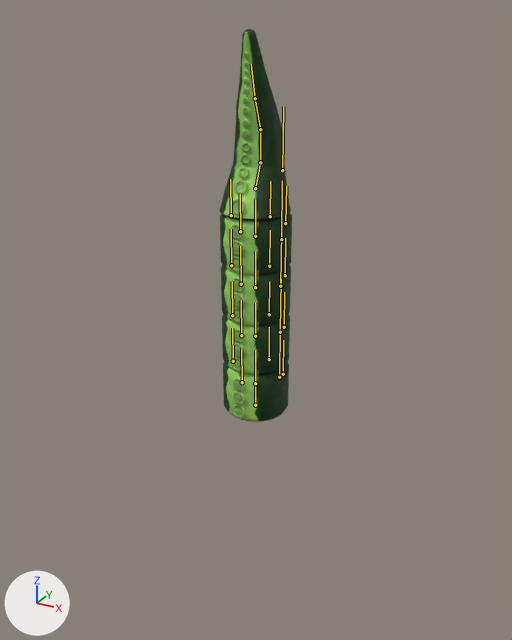
Renders of the FBX model res/enemy/enemy_changed.fbx from each side of a commit.
One viewpoint serves both versions: a 50 mm lens placed at (5.17, -9.41, 6.32), pointed at (-0.12, 0.22, 1.51). Arrows for +X, +Y and +Z are at lower left; the lights stay in place. The bones that bend it are drawn over the model as lines.

The first picture shows 'bake', 'bake.001', 'bake.002', 'bake.003', 'bake_top'.
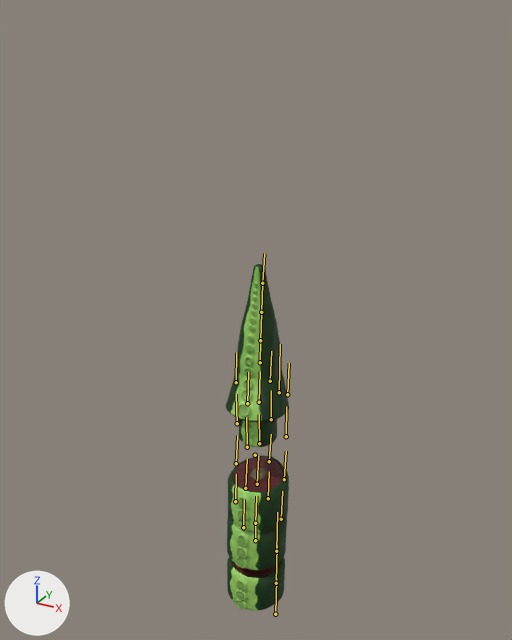
The newer file adds an action. The first version stands in its rest pose; the second is drawn at frame 17 of the action 'Armature|Armature|Armature|Armature|Armature|Armature|Armature|death_2s'.

The edits, one by one:
Bone 'spine1' (bone_spine1) moves from (0.0, 0.0, 0.0) to (0.0, -2.98, 0.0).
Bone 'spine1.001' (bone_spine1_001) turns from (0, 0, 0) to (0, 0, -2) degrees about its own x, y and z.
Bone 'spine1.002' (bone_spine1_002) turns from (0, 0, 0) to (-2, 2, -1) degrees about its own x, y and z.
Bone 'spine1.003' (bone_spine1_003) turns from (0, 0, 0) to (3, 0, 3) degrees about its own x, y and z.
Bone 'spine1.004' (bone_spine1_004) turns from (0, 0, 0) to (-4, 2, -1) degrees about its own x, y and z.
Bone 'spine1.005' (bone_spine1_005) turns from (0, 0, 0) to (19, 1, 6) degrees about its own x, y and z.
Bone 'spine1.006' (bone_spine1_006) turns from (0, 0, 0) to (-24, -1, -3) degrees about its own x, y and z.
Bone 'spine1.007' (bone_spine1_007) turns from (0, 0, 0) to (-21, -1, -4) degrees about its own x, y and z.
Bone 'spine1.008' (bone_spine1_008) turns from (0, 0, 0) to (6, 0, 1) degrees about its own x, y and z.
Bone 'seg' (bone_seg) moves from (0.0, 0.0, 0.0) to (0.0, -5.8, 0.0).
Bone 'seg.001' (bone_seg_001) moves from (0.0, 0.0, 0.0) to (0.0, -5.83, 0.0).
Bone 'seg.002' (bone_seg_002) moves from (0.0, 0.0, 0.0) to (0.0, -5.85, 0.0).
Bone 'seg.003' (bone_seg_003) moves from (0.0, 0.0, 0.0) to (0.0, -3.77, 0.92).
Bone 'seg.003' (bone_seg_003) turns from (0, 0, 0) to (0, 0, 180) degrees about its own x, y and z.
Bone 'seg.003' (bone_seg_003) is rescaled from (1.0, 1.0, 1.0) to (0.0, 0.0, 0.0).
Bone 'seg.004' (bone_seg_004) moves from (0.0, 0.0, 0.0) to (0.0, -4.11, 0.0).

Boxes (x1, y1, x2, y2) around the edits, measured in the pictures (512 x 640 px):
'bake_top', posed (12% narrower, 18% shorter)
    before: (219, 29, 291, 221)
    after: (226, 264, 289, 422)
'bake.002', posed
    before: (221, 265, 291, 326)
    after: (228, 455, 289, 533)
'bake.001', posed
    before: (222, 314, 290, 375)
    after: (227, 517, 287, 570)
'bake', posed (12% narrower, 8% shorter)
    before: (223, 362, 289, 422)
    after: (227, 556, 285, 611)
'bake.003', posed
    before: (220, 213, 292, 276)
    after: (239, 419, 277, 447)
bone 'spine1', root to tip
    before: (255, 405) to (255, 383)
    after: (255, 540) to (255, 523)
bone 'spine1.001', root to tip
    before: (255, 383) to (255, 350)
    after: (255, 523) to (256, 496)
bone 'spine1.002', root to tip
    before: (255, 336) to (255, 302)
    after: (257, 484) to (258, 456)
bone 'spine1.003', root to tip
    before: (255, 287) to (255, 251)
    after: (259, 443) to (259, 414)
bone 'spine1.004', root to tip
    before: (255, 236) to (255, 199)
    after: (259, 402) to (260, 371)
bone 'spine1.005', root to tip
    before: (255, 188) to (260, 162)
    after: (260, 362) to (260, 340)
bone 'spine1.006', root to tip
    before: (260, 162) to (260, 129)
    after: (260, 340) to (261, 312)
bone 'spine1.007', root to tip
    before: (260, 129) to (255, 98)
    after: (261, 312) to (262, 283)
bone 'spine1.008', root to tip
    before: (255, 98) to (251, 64)
    after: (262, 283) to (264, 253)
bone 'seg', root to tip
    before: (279, 377) to (280, 327)
    after: (275, 614) to (276, 578)
bone 'seg.001', root to tip
    before: (280, 332) to (281, 279)
    after: (276, 583) to (277, 545)
bone 'seg.002', root to tip
    before: (280, 286) to (281, 230)
    after: (276, 551) to (277, 512)
bone 'seg.003', root to tip
    before: (281, 239) to (282, 180)
    after: (255, 455) to (255, 455)
bone 'seg.004', root to tip
    before: (282, 170) to (283, 106)
    after: (279, 392) to (280, 344)
